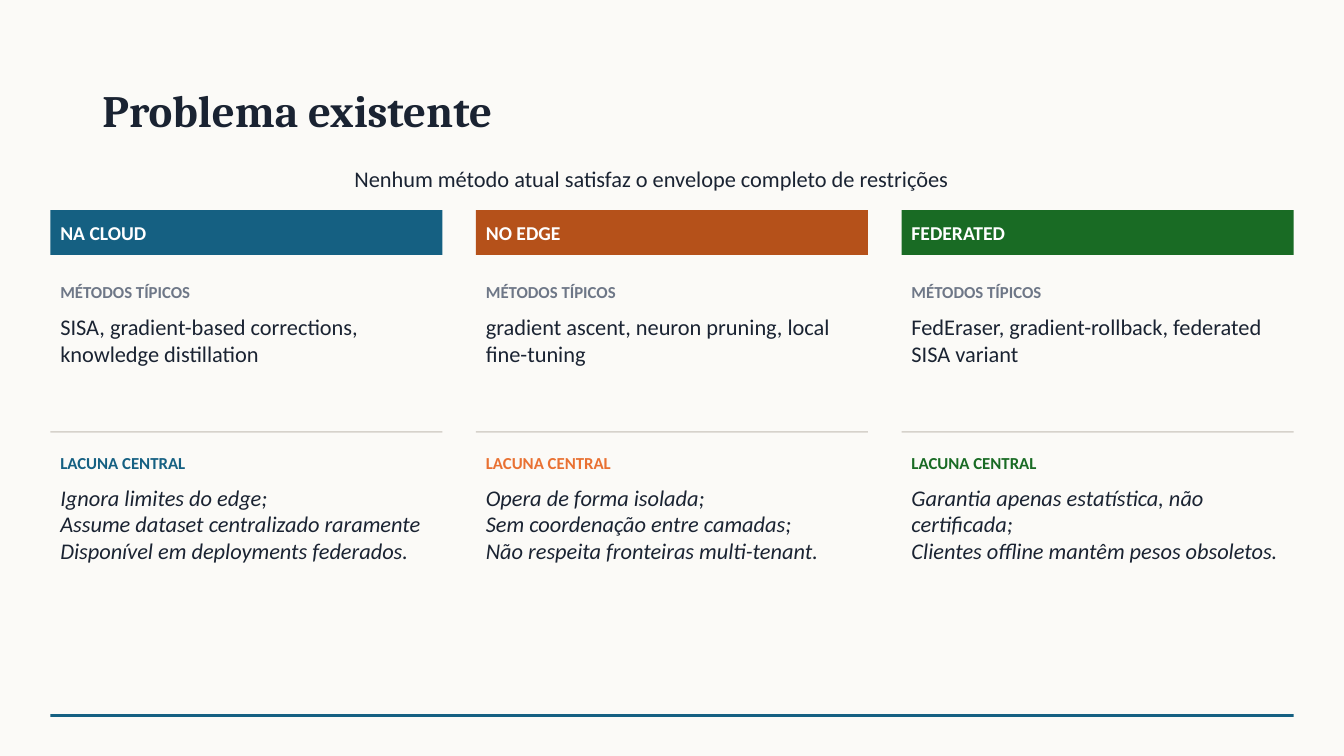
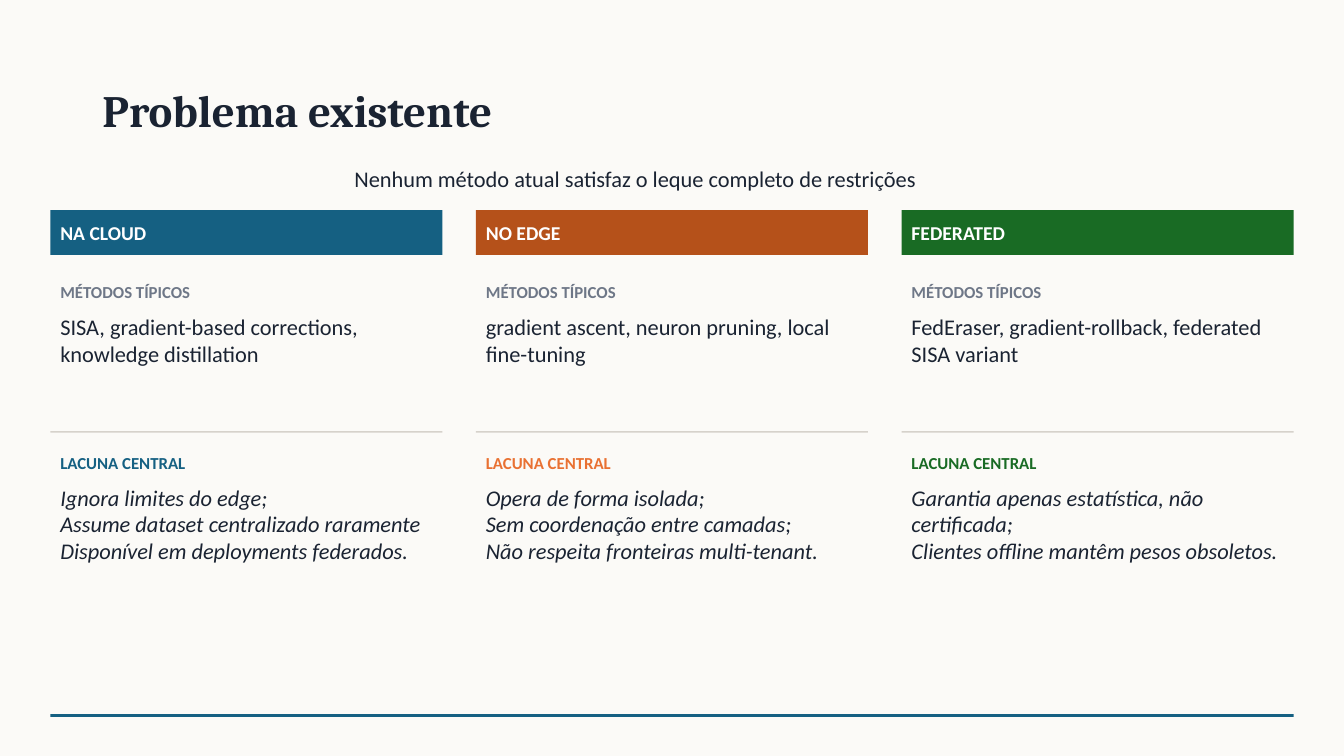
Before and after one commit to rafaeldpsilva/sa4cps-vault, a slide deck: slide 7 of Entregas PhD/machine-unlearning.pptx. Drawn at 1344x756 pixels with LibreOffice and Linux fonts; fonts in the diff are those of the drawing. Boxes give left, top, right and bottom in pixels: in the first picture for what was removed or moved away, otherwise in the second. Text is boxed around its words. In the diff, an @@ line names an element or a change of style, - is before the commit and + after.

Commit message:
Commit from thinkpad on 29/05/2026, 17:28:28

```diff
--- a/Entregas PhD/machine-unlearning.pptx
+++ b/Entregas PhD/machine-unlearning.pptx
@@ text at box(354, 171, 915, 191): text changed @@
-Nenhum método atual satisfaz o envelope completo de restrições
+Nenhum método atual satisfaz o leque completo de restrições
```
